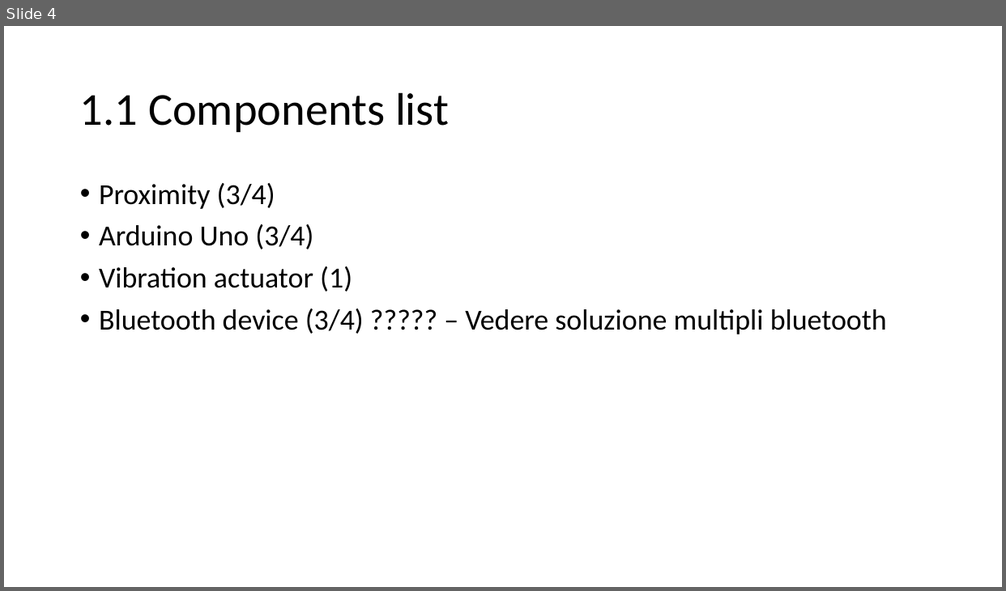
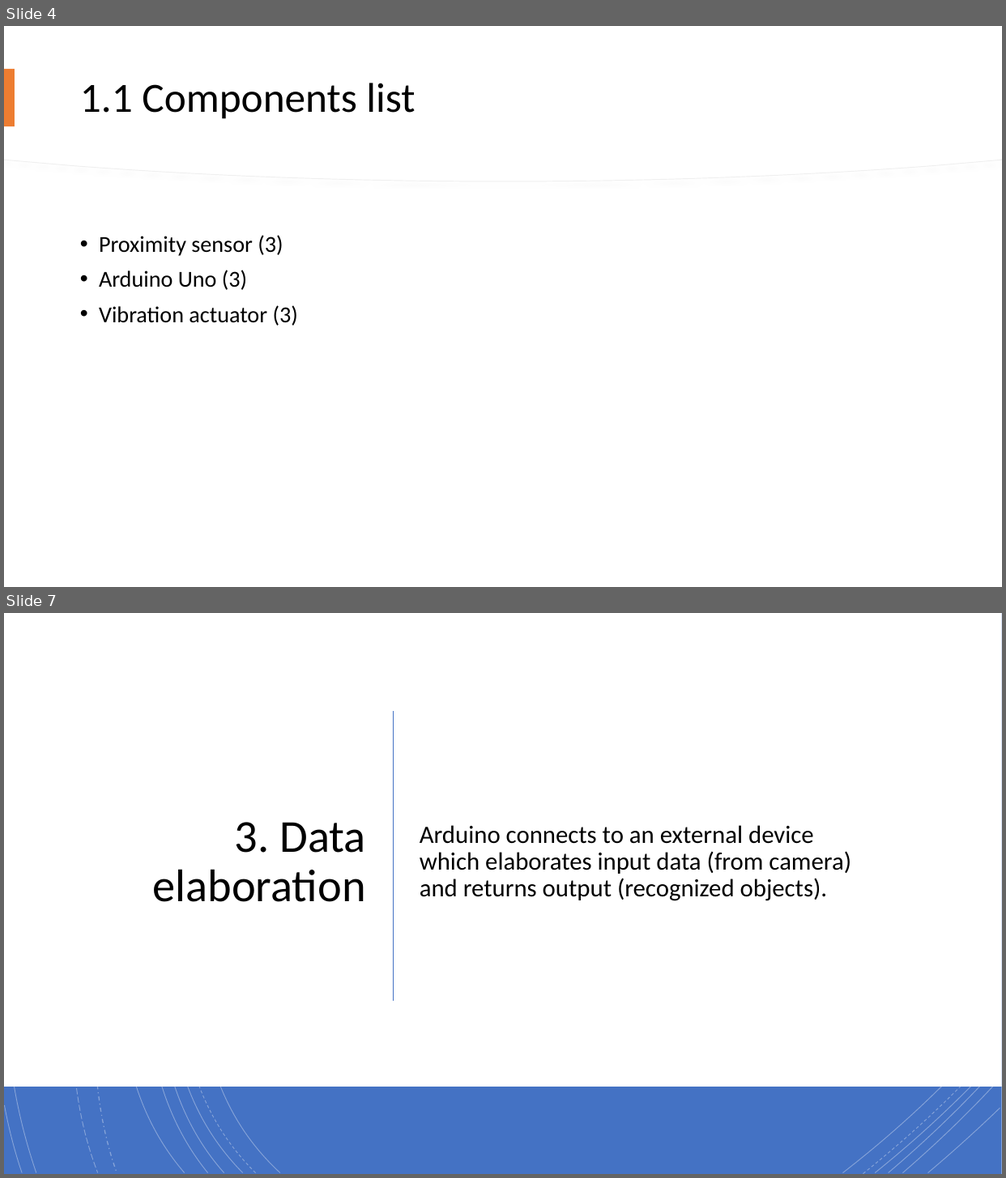
Before and after one commit to TheSmetz/Blinduino, a slide deck: Blinduino.pptx. Shown one above the other, each under a label of ours: slide 4 before the commit, slides 4 and 7 after it; the slides between them are not shown. The pictures are 1006x591 and 1006x1178 pixels, drawn with LibreOffice and Linux fonts; fonts in the diff are those of the drawing. Boxes give left, top, right and bottom in pixels: in the first picture for what was removed or moved away, otherwise in the second. Text is boxed around its words. In the diff, an @@ line names an element or a change of style, - is before the commit and + after.

```diff
--- a/Blinduino.pptx
+++ b/Blinduino.pptx
@@ slide 7 added at [4,613,1002,1174], background #FFFFFF @@
@@ rectangle added at [4,613,1002,1174], fill #4472C4 @@
@@ rectangle added at [4,613,1002,1087], fill #FFFFFF @@
@@ group added at [4,613,1000,1174]: 21 freeform shapes @@
@@ line added from (394, 711) to (394, 1002), #4472C4 1 pt @@
@@ title added at [152,822,366,902], 44 pt, text #000000 @@
+3. Data elaboration
@@ text added at [420,825,851,901], 24 pt, text #000000 @@
+Arduino connects to an external device which elaborates input data (from camera) and returns output (recognized objects).
@@ slide 4 changed as well @@
@@ freeform shape added at [4,26,1002,182], fill #FFFFFF, outline #EFEFEF 0.75 pt @@
@@ freeform shape added at [4,26,1002,181], fill #FFFFFF @@
@@ title "1.1 Components list": place and size @@
-title "1.1 Components list" at [80,92,449,132]
+title "1.1 Components list" at [80,83,415,119]
@@ title "1.1 Components list" at [80,83,415,119]: size 44 to 40 pt @@
@@ rectangle added at [4,69,15,126], fill #ED7D31 @@
@@ text at [99,235,298,326]: text changed; size 28 to 22 pt @@
-• Proximity (3/4)
-• Arduino Uno (3/4)
-• Vibration actuator (1)
-• Bluetooth device (3/4) ????? – Vedere soluzione multipli bluetooth
+• Proximity sensor (3)
+• Arduino Uno (3)
+• Vibration actuator (3)
```
Also in this commit, not shown: 5 other slides changed, 2 other slides added, 3 slides removed.
